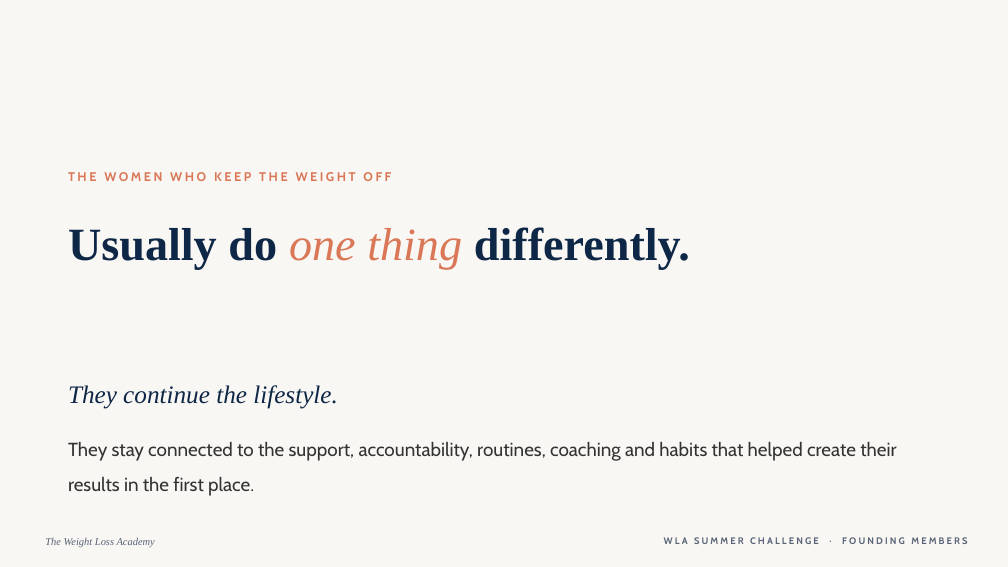
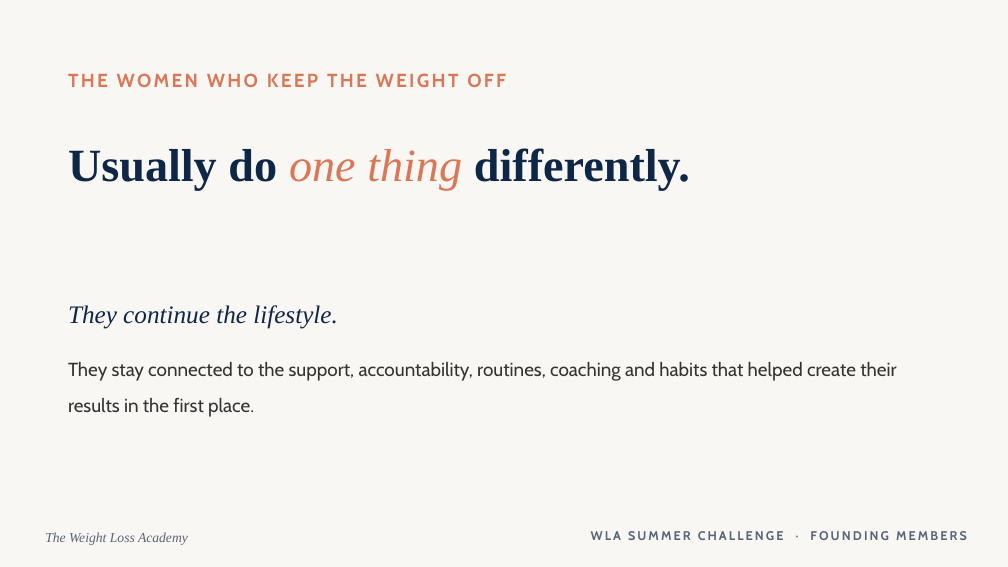
Before and after one commit to WeAreWLA/21-day-reset, a slide deck: slide 6 of wla-summer-challenge-launch.pptx. Drawn at 1008x567 pixels with LibreOffice and Linux fonts; fonts in the diff are those of the drawing. Boxes give left, top, right and bottom in pixels: in the first picture for what was removed or moved away, otherwise in the second. Text is boxed around its words. In the diff, an @@ line names an element or a change of style, - is before the commit and + after.

```diff
--- a/wla-summer-challenge-launch.pptx
+++ b/wla-summer-challenge-launch.pptx
@@ text "THE WOMEN WHO KEEP THE ...": place and size @@
-text "THE WOMEN WHO KEEP THE ..." at [68,172,391,181]
+text "THE WOMEN WHO KEEP THE ..." at [68,73,506,87]
@@ text "THE WOMEN WHO KEEP THE ..." at [68,73,506,87]: size 12 to 18 pt, letter spacing 2.4 to 2.2 pt @@
@@ text "Usually do one thing differently.": place and size @@
-text "Usually do one thing differently." at [68,227,690,270]
+text "Usually do one thing differently." at [68,148,690,190]
@@ text "They continue the lifestyle.": place and size @@
-text "They continue the lifestyle." at [68,385,896,496]
+text "They continue the lifestyle." at [68,305,896,417]
@@ text "The Weight Loss Academy" at [45,532,188,545]: size 10 to 13 pt @@
@@ text "WLA SUMMER CHALLENGE · FOUNDING ...": place and size @@
-text "WLA SUMMER CHALLENGE · FOUNDING ..." at [664,537,967,544]
+text "WLA SUMMER CHALLENGE · FOUNDING ..." at [591,531,967,540]
@@ text "WLA SUMMER CHALLENGE · FOUNDING ..." at [591,531,967,540]: size 9 to 12 pt @@
```
Also in this commit, not shown: 49 other slides changed, 1 other file.
